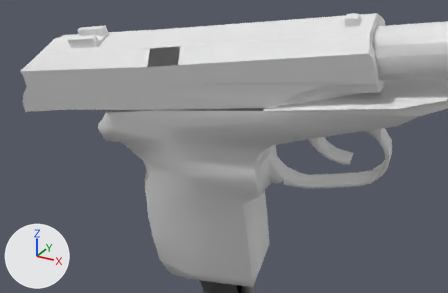
A saved change to the OBJ model Vertex_Animation_Compiler/Assets/Makarov_Pistol_Reload184.obj.
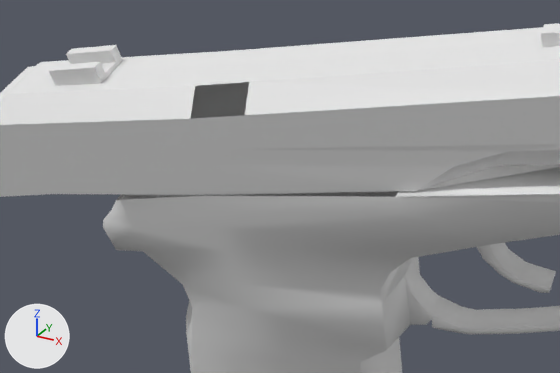
Old and new are each drawn from a 50 mm lens placed at (0.4651, -0.3082, 0.0093), pointed at (0.3676, -0.131, -0.0793) and again close up on the part from 9% to 79% of the width and 0% to 72% of the height. The axes (+X, +Y, +Z) are drawn at lower left. The lights are the same throughout. Where no turn or scale is listed for an object, it has been applied to the vertices.

The first close-up shows 'Rest_of_the_gun_Sphere', 'Top_Slider_Sphere.001'.
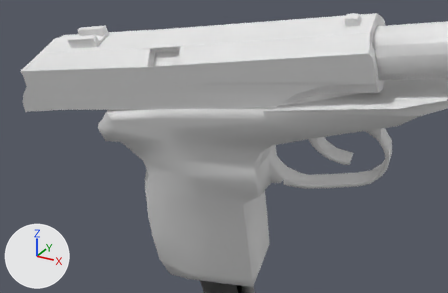
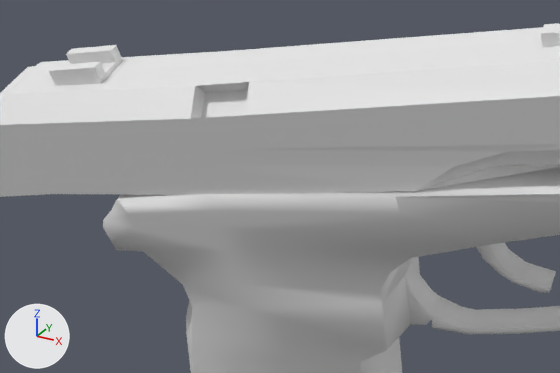
Boxes [x1, y1, x2, y2] around the edits, measured in the close-ups (560 x 373 px):
```json
{"part": 1, "of": "me_rest_of_the_gun_sphere", "change": "added", "after": [117, 191, 398, 200]}
{"part": 2, "of": "me_top_slider_sphere_001", "change": "added", "after": [190, 82, 249, 119]}
```

Edits to the scene script, one JSON object a line:
```json
{"block": "me_rest_of_the_gun_sphere", "where": "me_rest_of_the_gun_sphere.from_pydata(...)  # 272 vertices, 519 faces; spans x 0.3124..0.4595, y -0.1389..-0.0831, z -0.1594..-0.0267"}
{"block": "me_rest_of_the_gun_sphere", "where": "# used by ob_rest_of_the_gun_sphere; location = (0.0, 0.0, 0.0)"}
{"block": "me_rest_of_the_gun_sphere", "where": "# verts and faces of me_rest_of_the_gun_sphere; kept vertices keep their numbers, new ones are numbered from 272"}
{"block": "me_rest_of_the_gun_sphere", "where": "# before: 164 (0.3799, -0.1091, -0.0551), 166 (0.3215, -0.1389, -0.0724) at pixel (116, 200), 175 (0.3229, -0.1388, -0.072) at pixel (121, 199), 178 (0.3834, -0.133, -0.0624) at pixel (395, 196), 179 (0.3433, -0.1371, -0.068) at pixel (206, 195)"}
{"block": "me_rest_of_the_gun_sphere", "where": "# before: 180 (0.3194, -0.1149, -0.0647), 181 (0.3399, -0.1132, -0.0608), 183 (0.3181, -0.115, -0.0651)"}
{"block": "me_rest_of_the_gun_sphere", "change": "me_rest_of_the_gun_sphere part 1"}
{"op": "add", "block": "me_rest_of_the_gun_sphere", "code": "faces += [(164, 181, 179), (175, 179, 181), (166, 175, 183), (164, 179, 178), (175, 181, 180), (175, 180, 183)]"}
{"block": "me_top_slider_sphere_001", "where": "# used by ob_top_slider_sphere_001; location = (0.0, 0.0, 0.0)"}
{"op": "remove", "block": "me_top_slider_sphere_001", "code": "me_top_slider_sphere_001.from_pydata(...)  # 127 vertices, 227 faces; spans x 0.2798..0.4193, y -0.1472..-0.1088, z -0.0777..-0.0293"}
{"op": "add", "block": "me_top_slider_sphere_001", "code": "me_top_slider_sphere_001.from_pydata(...)  # 131 vertices, 237 faces; spans x 0.2798..0.4193, y -0.1472..-0.1088, z -0.0777..-0.0293"}
{"block": "me_top_slider_sphere_001", "change": "me_top_slider_sphere_001 part 2"}
{"block": "me_top_slider_sphere_001", "change": "4 vertices are added at (0.3554, -0.1374, -0.0509), (0.3542, -0.1337, -0.0455), (0.3426, -0.1349, -0.0474), (0.3439, -0.1387, -0.0528)"}
{"block": "me_top_slider_sphere_001", "change": "10 new faces join them"}
```
